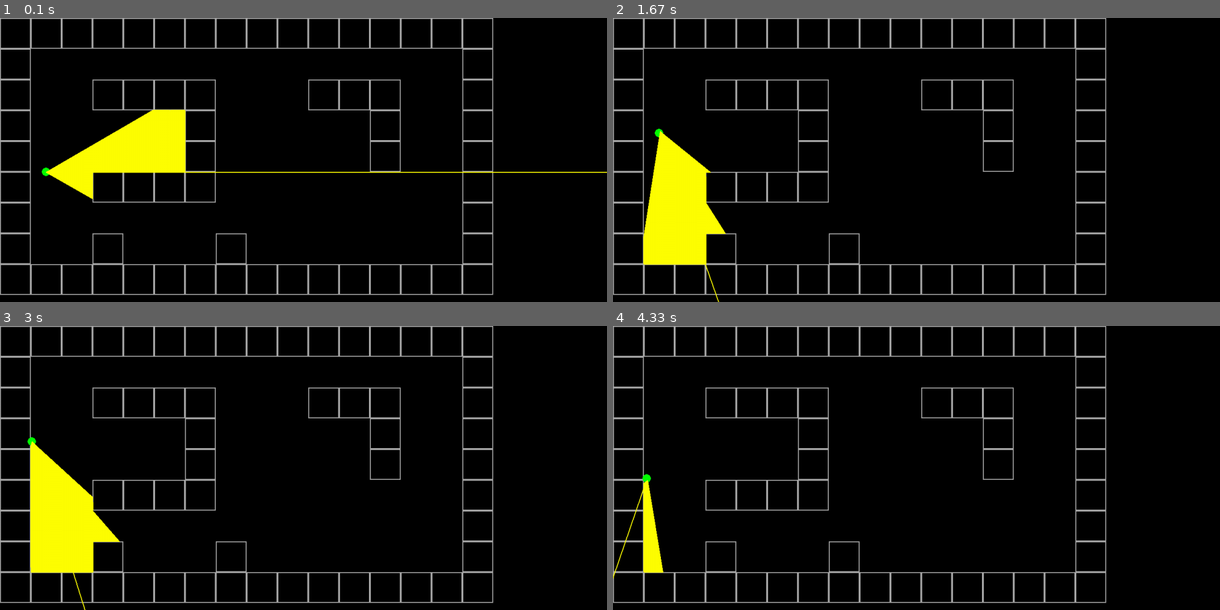
Above: before the commit, frames 1-4 (two rows, left to right).
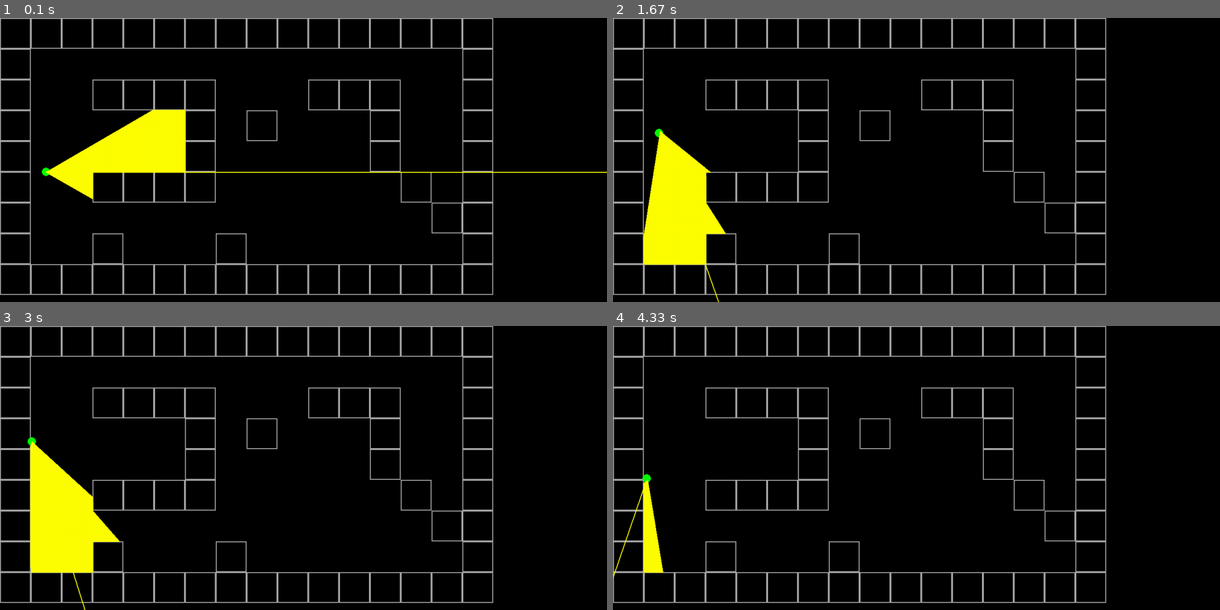
Above: after the commit, the same moments.

Repository: kdrzazga/python-tutorial
Game: pygame game, started from games-anims/ray-casting/main.py
Same seed, same stepped clock (60 frames per second), same inputs: the game is played once before the commit and once after it.
Inputs:
- Up to frame 1 (0.1 s): no input
- Up to frame 2 (1.67 s): hold Right 0.33-0.8 s; hold Right 0.83-1.3 s; hold Left from 1.33 s (still down); hold A from 1.33 s (still down)
- Up to frame 3 (3 s): release Left at 1.87 s; release A at 1.87 s; hold Left 1.9-2.3 s; hold A 1.9-2.3 s; hold Right 2.33-2.97 s; hold D 2.33-2.97 s
- Up to frame 4 (4.33 s): hold Left 3-3.47 s; hold A 3-3.47 s; hold Right 3.5-3.97 s; hold D 3.5-3.97 s; hold Right from 4 s (still down); hold D from 4 s (still down)

The runs differ from the first frame. In frame 1, 0.3% of the frame differs, in the area x 40-77%, y 32-77%; in frame 2, 0.3%; in frame 3, 0.3%; in frame 4, 0.3%.

Commit message:
ray-casting small fixes

Diff:
--- a/games-anims/ray-casting/main.py
+++ b/games-anims/ray-casting/main.py
@@ -1,9 +1,9 @@
-import pygame as pg
 import sys
-from settings import *
+
 from map import *
 from player import Player
 from raycasting import *
+
 
 class Game:
     def __init__(self):
--- a/games-anims/ray-casting/map.py
+++ b/games-anims/ray-casting/map.py
@@ -1,5 +1,5 @@
 import pygame as pg
-from settings import  *
+from settings import *
 
 _ = False
 
@@ -7,13 +7,14 @@
     [1, 1, 1, 1, 1, 1, 1, 1, 1, 1, 1, 1, 1, 1, 1, 1],
     [1, _, _, _, _, _, _, _, _, _, _, _, _, _, _, 1],
     [1, _, _, 1, 1, 1, 1, _, _, _, 1, 1, 1, _, _, 1],
+    [1, _, _, _, _, _, 1, _, 1, _, _, _, 1, _, _, 1],
     [1, _, _, _, _, _, 1, _, _, _, _, _, 1, _, _, 1],
-    [1, _, _, _, _, _, 1, _, _, _, _, _, 1, _, _, 1],
-    [1, _, _, 1, 1, 1, 1, _, _, _, _, _, _, _, _, 1],
-    [1, _, _, _, _, _, _, _, _, _, _, _, _, _, _, 1],
+    [1, _, _, 1, 1, 1, 1, _, _, _, _, _, _, 1, _, 1],
+    [1, _, _, _, _, _, _, _, _, _, _, _, _, _, 1, 1],
     [1, _, _, 1, _, _, _, 1, _, _, _, _, _, _, _, 1],
     [1, 1, 1, 1, 1, 1, 1, 1, 1, 1, 1, 1, 1, 1, 1, 1]
 ]
+
 
 class Map:
     def __init__(self, game):
@@ -29,5 +30,6 @@
                     self.world_map[(i, j)] = value
 
     def draw(self):
-        [pg.draw.rect(self.game.screen, 'darkgray', (pos[0] * FIELD_SIZE, pos[1] * FIELD_SIZE, FIELD_SIZE, FIELD_SIZE), 2)
+        [pg.draw.rect(self.game.screen, 'darkgray', (pos[0] * FIELD_SIZE, pos[1] * FIELD_SIZE, FIELD_SIZE, FIELD_SIZE),
+                      2)
          for pos in self.world_map]
--- a/games-anims/ray-casting/player.py
+++ b/games-anims/ray-casting/player.py
@@ -10,8 +10,8 @@
         self.angle = PLAYER_ANGLE
 
     def movement(self):
-        sin_a = math.sin((self.angle))
-        cos_a = math.cos((self.angle))
+        sin_a = math.sin(self.angle)
+        cos_a = math.cos(self.angle)
         dx, dy = 0, 0
         speed = PLAYER_SPEED * self.game.delta_time
         speed_sin = speed * sin_a
@@ -42,7 +42,7 @@
     def check_wall(self, x, y):
         return (x, y) not in self.game.map.world_map
 
-    def check_wall_collision(self,dx, dy):
+    def check_wall_collision(self, dx, dy):
         if self.check_wall(int(self.x + dx), int(self.y)):
             self.x += dx
         if self.check_wall(int(self.x), int(self.y + dy)):
--- a/games-anims/ray-casting/raycasting.py
+++ b/games-anims/ray-casting/raycasting.py
@@ -1,13 +1,11 @@
 import pygame as pg
-import math
+
 from settings import *
+
 
 class RayCasting:
     def __init__(self, game):
         self.game = game
-
-    def ray_cast(self):
-        pass
 
     def ray_cast(self):
         ox, oy = self.game.player.pos
@@ -18,7 +16,7 @@
             sin_a = math.sin(ray_angle)
             cos_a = math.cos(ray_angle)
 
-            #horizontals
+            # horizontals
 
             y_hor, dy = (y_map + 1, 1) if sin_a > 0 else (y_map - 1e-6, -1)
             depth_hor = (y_hor - oy) / sin_a
@@ -35,7 +33,7 @@
                 y_hor += dy
                 depth_hor += delta_depth
 
-            #vertical
+            # vertical
             x_vert, dx = (x_map + 1, 1) if cos_a > 0 else (x_map - 1e-6, -1)
             depth_vert = (x_vert - ox) / cos_a
             y_vert = oy + depth_vert * sin_a
@@ -57,9 +55,10 @@
             else:
                 depth = depth_hor
 
-            #draw for debug
+            # draw for debug
             pg.draw.line(self.game.screen, 'yellow', (FIELD_SIZE * ox, FIELD_SIZE * oy),
-                         (FIELD_SIZE * ox + FIELD_SIZE * depth * cos_a, FIELD_SIZE * oy + FIELD_SIZE * depth * sin_a), 2)
+                         (FIELD_SIZE * ox + FIELD_SIZE * depth * cos_a, FIELD_SIZE * oy + FIELD_SIZE * depth * sin_a),
+                         2)
             ray_angle += DELTA_ANGLE
 
     def update(self):
--- a/games-anims/ray-casting/settings.py
+++ b/games-anims/ray-casting/settings.py
@@ -10,7 +10,7 @@
 PLAYER_SPEED = 0.004
 PLAYER_ROT_SPEED = 0.002
 
-FOV = math.pi / 3  #Field Of View
+FOV = math.pi / 3  # Field Of View
 HALF_FOV = FOV / 2
 NUM_RAYS = WIDTH // 2
 HALF_NUM_RAYS = NUM_RAYS // 2
